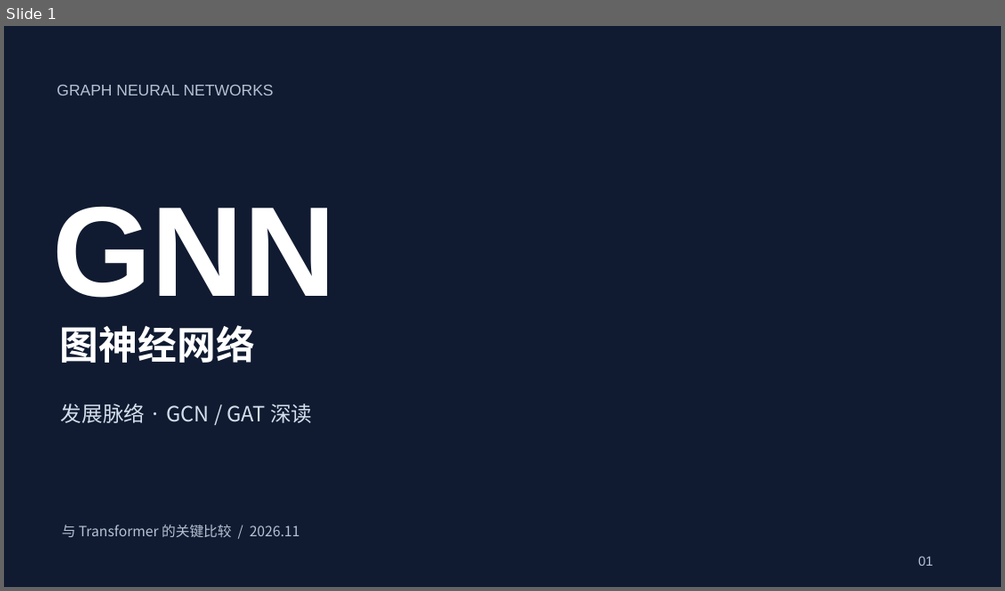
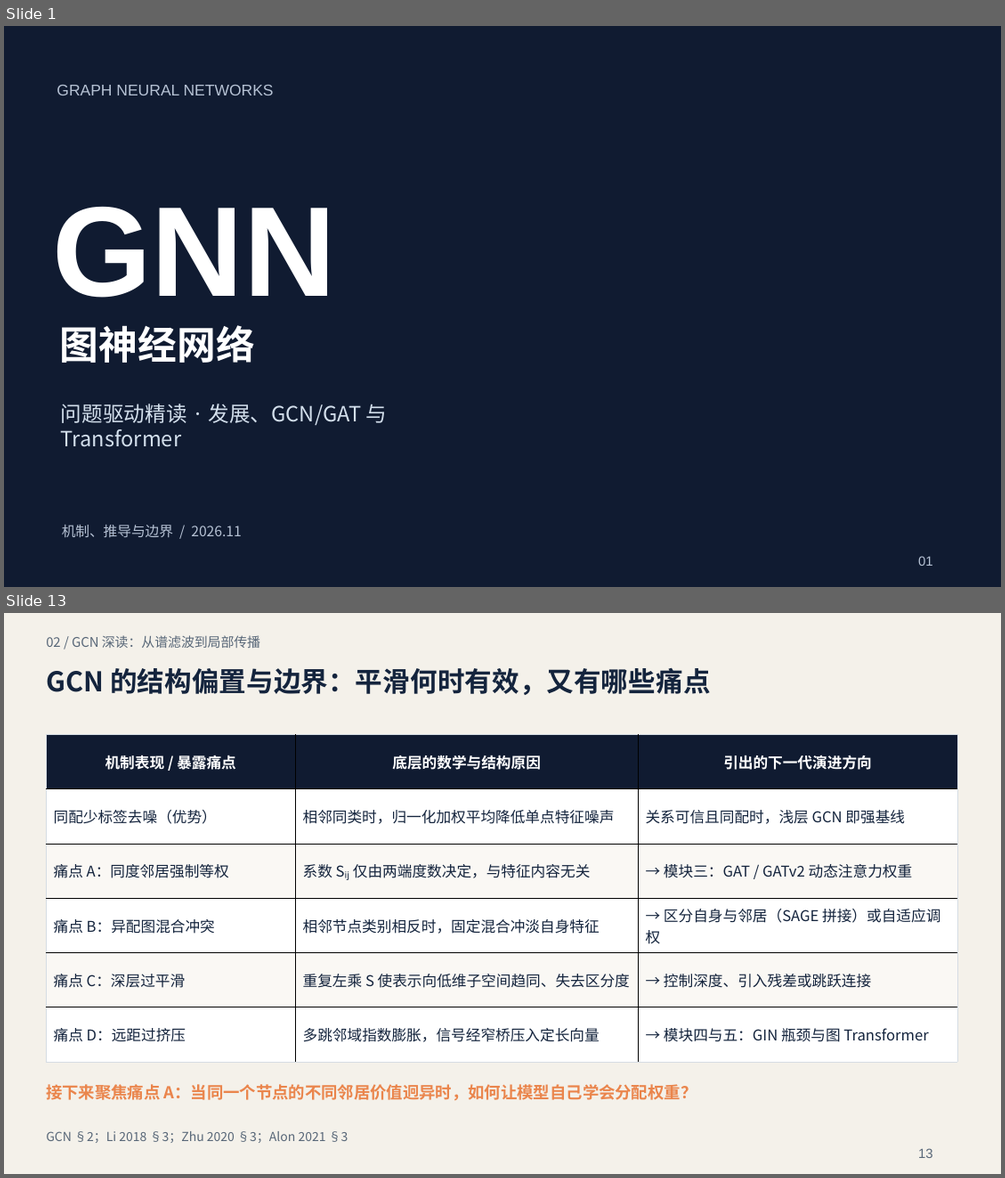
Before and after one commit to guozongzhi/GNN, a slide deck: outputs/presentations/GNN-原理与关键论文.pptx. Shown one above the other, each under a label of ours: slide 1 before the commit, slides 1 and 13 after it; the slides between them are not shown. The pictures are 1005x591 and 1005x1178 pixels, drawn with LibreOffice and Linux fonts; fonts in the diff are those of the drawing; background and template pictures are left out. Boxes give left, top, right and bottom in pixels: in the first picture for what was removed or moved away, otherwise in the second. Text is boxed around its words. In the diff, an @@ line names an element or a change of style, - is before the commit and + after.

```diff
--- a/outputs/presentations/GNN-原理与关键论文.pptx
+++ b/outputs/presentations/GNN-原理与关键论文.pptx
@@ slide 13 added at [4,613,1001,1174], background #F4F1EA @@
@@ text added at [46,635,260,648], 12.8 pt, text #586778 @@
+02 / GCN 深读：从谱滤波到局部传播
@@ text added at [46,668,710,695], 26.2 pt, text #14243D, bold @@
+GCN 的结构偏置与边界：平滑何时有效，又有哪些痛点
@@ table added at [46,734,956,1062], 6 rows, 3 columns @@
+机制表现 / 暴露痛点 | 底层的数学与结构原因 | 引出的下一代演进方向
+同配少标签去噪（优势） | 相邻同类时，归一化加权平均降低单点特征噪声 | 关系可信且同配时，浅层 GCN 即强基线
+痛点 A：同度邻居强制等权 | 系数 Sᵢⱼ 仅由两端度数决定，与特征内容无关 | → 模块三：GAT / GATv2 动态注意力权重
+痛点 B：异配图混合冲突 | 相邻节点类别相反时，固定混合冲淡自身特征 | → 区分自身与邻居（SAGE 拼接）或自适应调权
+痛点 C：深层过平滑 | 重复左乘 S 使表示向低维子空间趋同、失去区分度 | → 控制深度、引入残差或跳跃连接
+痛点 D：远距过挤压 | 多跳邻域指数膨胀，信号经窄桥压入定长向量 | → 模块四与五：GIN 瓶颈与图 Transformer
@@ text added at [46,1084,697,1101], 15.8 pt, text #EA854C, bold @@
+接下来聚焦痛点 A：当同一个节点的不同邻居价值迥异时，如何让模型自己学会分配权重？
@@ text added at [46,1131,348,1143], 12 pt, text #586778 @@
+GCN §2；Li 2018 §3；Zhu 2020 §3；Alon 2021 §3
@@ text added at [918,1148,933,1158], 12.8 pt, text #586778 @@
+13
@@ slide 1 changed as well @@
@@ text at [61,403,388,447]: text changed @@
-发展脉络 · GCN / GAT 深读
+问题驱动精读 · 发展、GCN/GAT 与 Transformer
@@ text at [62,524,242,537]: text changed @@
-与 Transformer 的关键比较 / 2026.11
+机制、推导与边界 / 2026.11
```
Also in this commit, not shown: 7 other slides changed, 24 other slides added, 18 slides removed, 5 other files.
